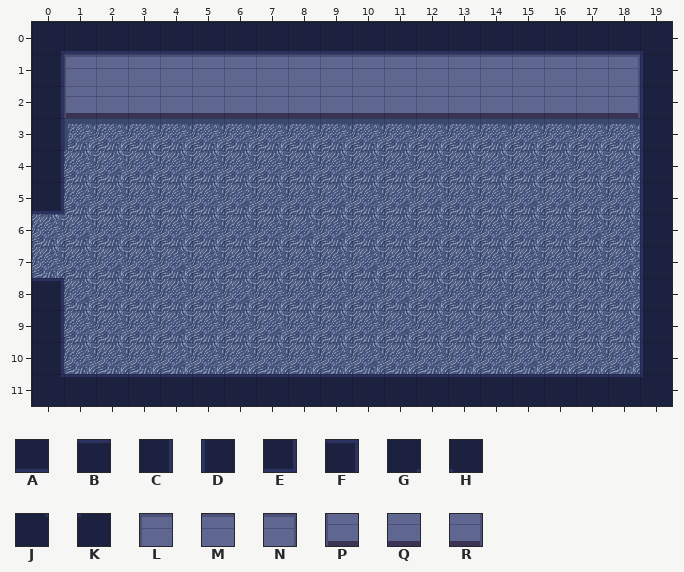
Tiled map (JSON), stored at public/assets/maps/brain/rooftop.tmj. Above: the version before the commit.
Cells are 32x32 px. Shown: x 0..19, y 0..11.
Key: from "tiles-brain-night-struct": A 8, B 9, C 10, D 11, E 12, F 14, G 16, H 17, J 18, K 19, L 32, M 33, N 34, P 36, Q 37, R 38.
_ is an empty cell.
Layers that did not change in this view are not listed.
Layer "walls" before, first column x 0:
 0 GAAAAAAAAAAAAAAAAAAH
 1 CLMMMMMMMMMMMMMMMMND
 2 CPQQQQQQQQQQQQQQQQRD
 3 C__________________D
 4 C__________________D
 5 E__________________D
 6 ___________________D
 7 ___________________D
 8 F__________________D
 9 C__________________D
10 C__________________D
11 JBBBBBBBBBBBBBBBBBBK
Once edited:
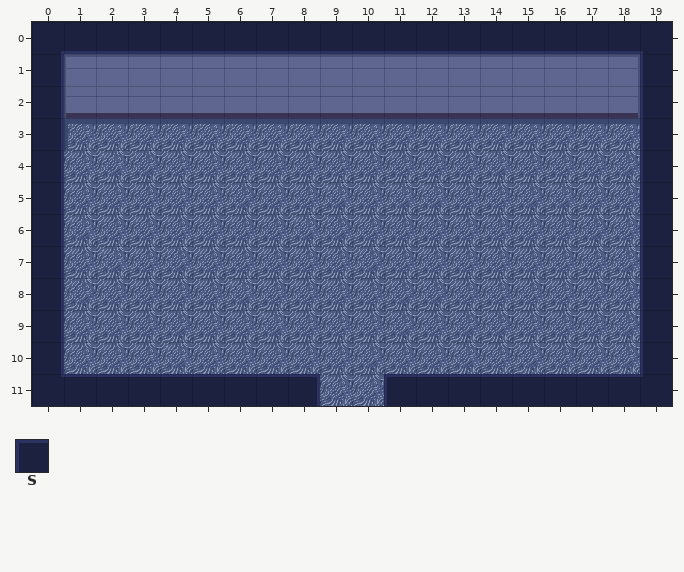
Further tiles: from "tiles-brain-night-struct": S 15.
The exact change:
Layer "walls":
y 5: x 0 E -> C
y 6..7: x 0 _ -> C
y 8: x 0 F -> C
y 11: x 8..11 BBBB -> F__S
Changed places in both pictures, as pixel boxes (x1, y1, x2, y2):
changed: (32, 211, 64, 281)
changed: (317, 374, 387, 406)
